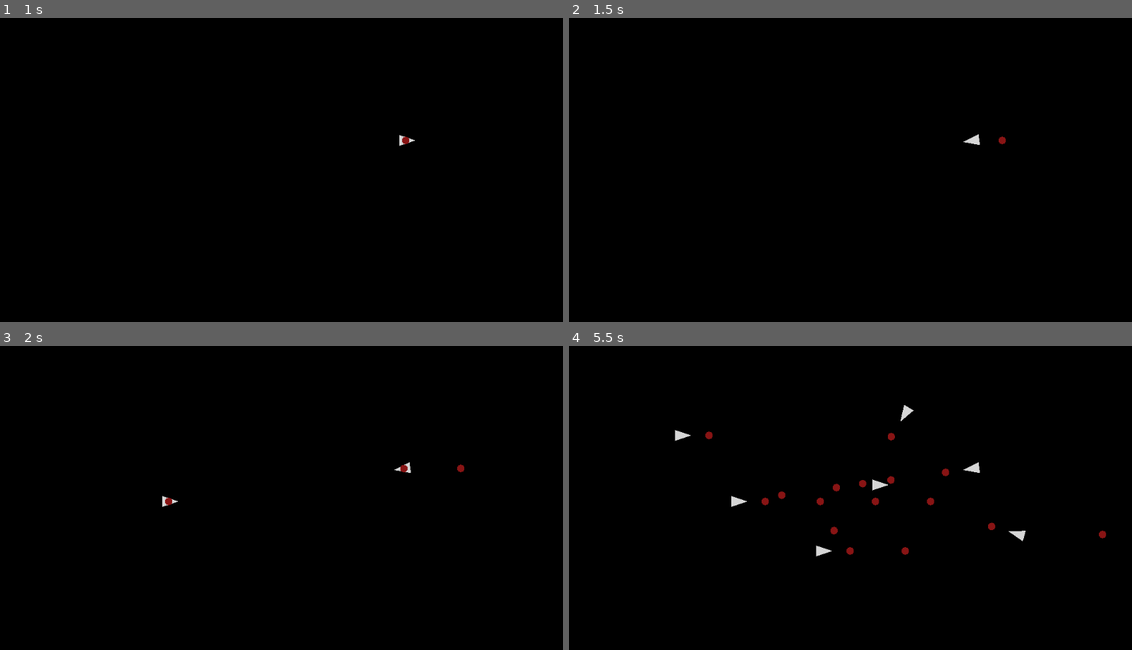
Above: before the commit, frames 1-4 (two rows, left to right).
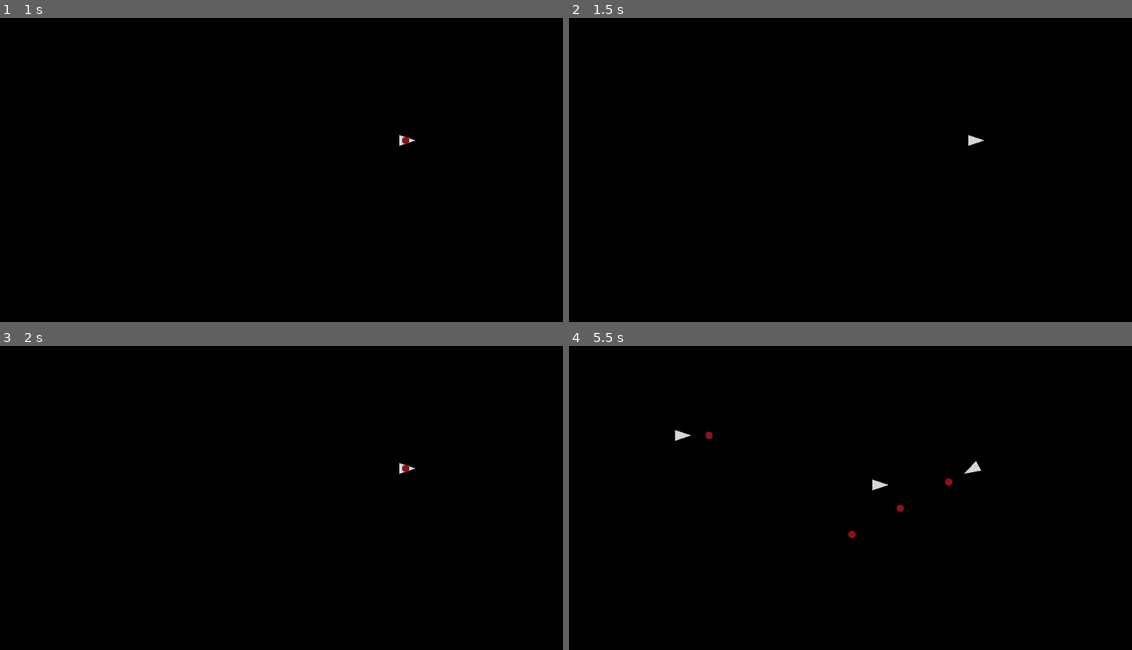
Above: after the commit, the same moments.

Repository: battw/does-compute-2
Game: Godot game, scene res://Main.tscn
Same seed, same stepped clock (60 frames per second), same inputs: the game is played once before the commit and once after it.
Inputs (mouse positions are in pixels of both pictures, inside the frame that each line leads up to):
- Up to frame 1 (1 s): tap Enter at 0.5 s; move the mouse to (405, 139) at 0.52 s; press the mouse at (405, 139) at 0.53 s; right-click (405, 139) at 0.8 s
- Up to frame 2 (1.5 s): tap Space at 1.25 s; move the mouse to (737, 173) at 1.27 s; release the mouse at (737, 173) at 1.28 s; right-click (737, 173) at 1.35 s
- Up to frame 3 (2 s): click (168, 501) at 1.55 s
- Up to frame 4 (5.5 s): tap Enter at 2 s; move the mouse to (906, 412) at 2.02 s; press the mouse at (906, 412) at 2.03 s; right-click (906, 412) at 2.3 s; tap Space at 2.75 s; move the mouse to (822, 549) at 2.77 s; release the mouse at (822, 549) at 2.78 s; right-click (822, 549) at 2.85 s; click (822, 549) at 3.05 s; move the mouse to (1019, 534) at 3.52 s; press the mouse at (1019, 534) at 3.53 s; right-click (1019, 534) at 3.8 s; move the mouse to (681, 434) at 4.27 s; release the mouse at (681, 434) at 4.28 s; right-click (681, 434) at 4.35 s; click (681, 434) at 4.55 s; move the mouse to (878, 485) at 5.02 s; press the mouse at (878, 485) at 5.03 s; right-click (878, 485) at 5.3 s

Frame 1 is identical in both runs. In frame 2, less than 0.1% of the frame differs, in the area x 70-78%, y 38-43%; in frame 3, 0.1%; in frame 4, 0.8%, in the area x 28-96%, y 19-70%.

Commit message:
dots get removed when leaving the play area

Diff:
--- a/Area2D.gd
+++ /dev/null
@@ -1,5 +0,0 @@
-extends Area2D
-
-
-func _ready():
-	self.connect("area_entered", get_parent(), "hit")
--- a/Arrow.gd
+++ b/Arrow.gd
@@ -13,6 +13,7 @@
 	var d = area2d.find_parent("*Dot*")
 	if d != null and d.arrow != self:
 		hit = true
+		d.queue_free()
 
 func tick():
 	if (hit and !inv) or (inv and !hit):
--- a/Arrow.tscn
+++ b/Arrow.tscn
@@ -1,7 +1,6 @@
-[gd_scene load_steps=4 format=2]
+[gd_scene load_steps=3 format=2]
 
 [ext_resource path="res://Arrow.gd" type="Script" id=1]
-[ext_resource path="res://Area2D.gd" type="Script" id=2]
 
 [sub_resource type="ConvexPolygonShape2D" id=1]
 
@@ -18,9 +17,10 @@
 
 [node name="Area2D" type="Area2D" parent="."]
 gravity = 0.0
-script = ExtResource( 2 )
+collision_layer = 2
 
 [node name="CollisionShape2D" type="CollisionShape2D" parent="Area2D"]
 rotation = 1.56514
 scale = Vector2( 0.920001, 1.63863 )
 shape = SubResource( 1 )
+[connection signal="area_entered" from="Area2D" to="." method="hit"]
--- a/Dot.tscn
+++ b/Dot.tscn
@@ -20,6 +20,7 @@
 
 [node name="Area2D" type="Area2D" parent="."]
 gravity = 0.0
+collision_mask = 0
 
 [node name="CollisionShape2D" type="CollisionShape2D" parent="Area2D"]
 shape = SubResource( 1 )
--- a/Main.gd
+++ b/Main.gd
@@ -2,6 +2,9 @@
 
 onready var arrow = preload("res://Arrow.tscn")
 var current_arrow
+
+enum { ADD, INVERT, DELETE }
+var input_mode = ADD
 
 func _ready():
 	VisualServer.set_default_clear_color(Color(0, 0, 0))
@@ -12,14 +15,30 @@
 		if event.get_scancode() == KEY_ESCAPE:
 			get_tree().quit()
 
-	if event.is_action_pressed("click"):
-		var pos = get_viewport().get_mouse_position()
-		current_arrow = add_arrow(pos)
-	elif event.is_action_released("click"):
-		current_arrow = null
-	elif event is InputEventMouseMotion and current_arrow:
-		var mpos = get_viewport().get_mouse_position()
-		current_arrow.look_at(mpos)
+	if event.is_action_pressed("change_mode"):
+		input_mode = (input_mode + 1) % 3
+
+	match input_mode:
+		ADD:
+			if event.is_action_pressed("click"):
+				var pos = get_viewport().get_mouse_position()
+				current_arrow = add_arrow(pos)
+
+			elif event.is_action_released("click"):
+				current_arrow = null
+
+			elif event is InputEventMouseMotion and current_arrow:
+				var mpos = get_viewport().get_mouse_position()
+				current_arrow.look_at(mpos)
+
+		INVERT:
+			if event.is_action_pressed("click"):
+				print("invert click")
+
+		DELETE:
+			if event.is_action_pressed("click"):
+				print("delete click")
+
 
 
 func add_arrow(pos):
--- a/Main.tscn
+++ b/Main.tscn
@@ -1,7 +1,11 @@
-[gd_scene load_steps=3 format=2]
+[gd_scene load_steps=5 format=2]
 
 [ext_resource path="res://Main.gd" type="Script" id=1]
 [ext_resource path="res://Tick.gd" type="Script" id=2]
+[ext_resource path="res://PlayArea.gd" type="Script" id=3]
+
+[sub_resource type="RectangleShape2D" id=1]
+extents = Vector2( 191.924, 134.617 )
 
 [node name="Main" type="Node"]
 script = ExtResource( 1 )
@@ -9,3 +13,16 @@
 [node name="Tick" type="Timer" parent="."]
 autostart = true
 script = ExtResource( 2 )
+
+[node name="PlayArea" type="Area2D" parent="."]
+position = Vector2( 516.757, 304.754 )
+scale = Vector2( 0.199999, 1 )
+collision_layer = 0
+script = ExtResource( 3 )
+
+[node name="CollisionShape2D" type="CollisionShape2D" parent="PlayArea"]
+show_behind_parent = true
+position = Vector2( 0, 2.65002 )
+scale = Vector2( 5.64, 5.8 )
+shape = SubResource( 1 )
+[connection signal="area_exited" from="PlayArea" to="PlayArea" method="exited"]
--- /dev/null
+++ b/PlayArea.gd
@@ -0,0 +1,6 @@
+extends Area2D
+
+func exited(area2d):
+	var d = area2d.find_parent("*Dot*")
+	if d != null:
+		d.queue_free()
--- a/project.godot
+++ b/project.godot
@@ -58,15 +58,42 @@
 "deadzone": 0.5,
 "events": [  ]
 }
+ui_down={
+"deadzone": 0.5,
+"events": [  ]
+}
+ui_page_up={
+"deadzone": 0.5,
+"events": [  ]
+}
+ui_page_down={
+"deadzone": 0.5,
+"events": [  ]
+}
+ui_home={
+"deadzone": 0.5,
+"events": [  ]
+}
+ui_end={
+"deadzone": 0.5,
+"events": [  ]
+}
 click={
 "deadzone": 0.5,
 "events": [ Object(InputEventMouseButton,"resource_local_to_scene":false,"resource_name":"","device":-1,"alt":false,"sh …(213 unchanged characters)…
  ]
 }
-motion={
+change_mode={
 "deadzone": 0.5,
-"events": [  ]
+"events": [ Object(InputEventMouseButton,"resource_local_to_scene":false,"resource_name":"","device":-1,"alt":false,"shift":false,"control":false,"meta":false,"command":false,"button_mask":0,"position":Vector2( 0, 0 ),"global_position":Vector2( 0, 0 ),"factor":1.0,"button_index":2,"pressed":false,"doubleclick":false,"script":null)
+ ]
 }
+
+[layer_names]
+
+2d_physics/layer_1="Dots"
+2d_physics/layer_2="Arrows"
+2d_physics/layer_3="PlayArea"
 
 [rendering]
 
